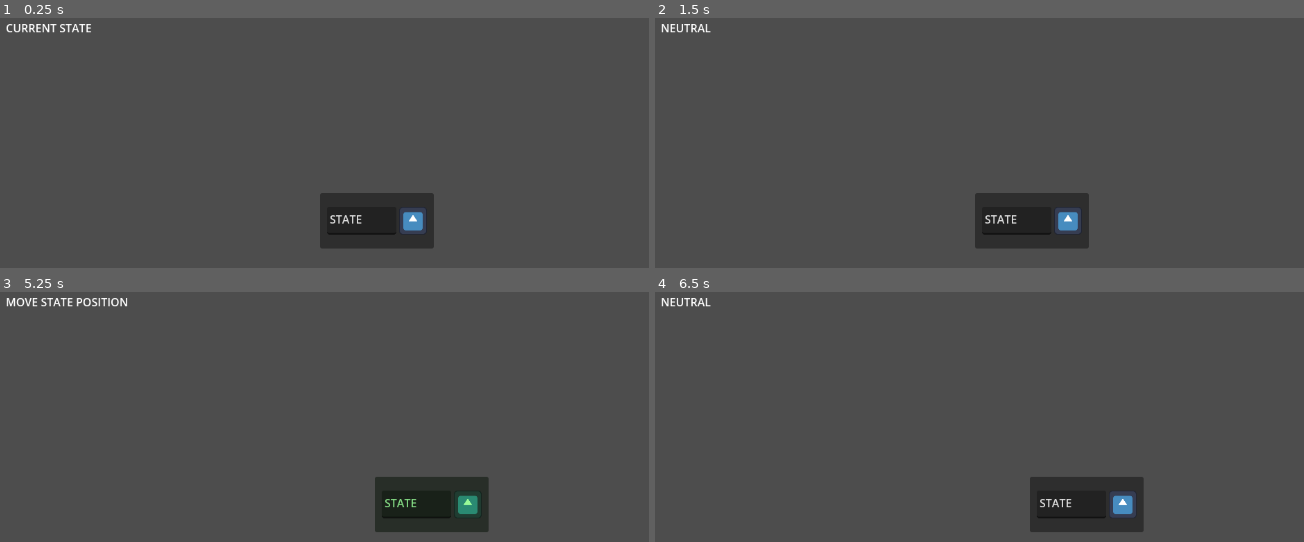
Above: before the commit, frames 1-4 (two rows, left to right).
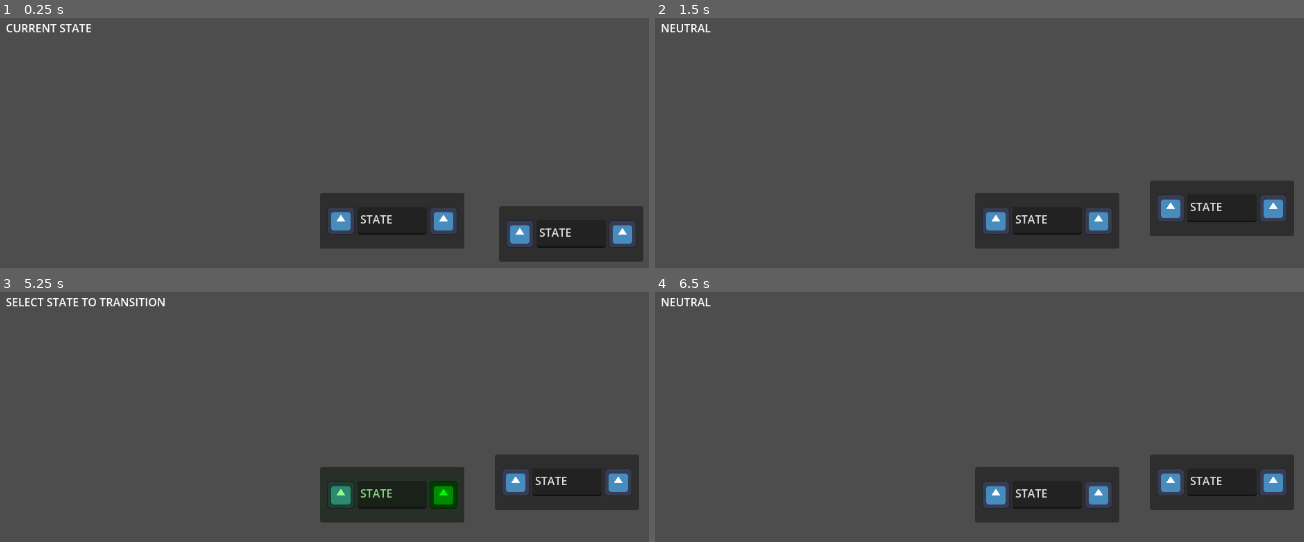
Above: after the commit, the same moments.

Repository: JC-sqrd/state-machine-project
Game: Godot game, scene res://Scenes/Main/main.tscn
Same seed, same stepped clock (60 frames per second), same inputs: the game is played once before the commit and once after it. The engine's default icon, where the game draws it, is replaced by a stand-in: a white triangle on a blue panel in a dark square.
Inputs (mouse positions are in pixels of both pictures, inside the frame that each line leads up to):
- Up to frame 1 (0.25 s): no input
- Up to frame 2 (1.5 s): tap Enter at 0.5 s; move the mouse to (1219, 208) at 0.52 s; click (1219, 208) at 0.67 s; tap Space at 1.25 s; move the mouse to (888, 253) at 1.27 s; click (888, 253) at 1.42 s
- Up to frame 3 (5.25 s): tap Enter at 2, 3.5 s; move the mouse to (473, 404) at 2.02 s; click (473, 404) at 2.17 s; tap Space at 2.75, 4.25 s; move the mouse to (outside the picture) at 2.77 s; click (outside the picture) at 2.92 s; move the mouse to (outside the picture) at 3.52 s; click (outside the picture) at 3.67 s; move the mouse to (149, 437) at 4.27 s; click (149, 437) at 4.42 s; move the mouse to (428, 504) at 5.02 s; click (428, 504) at 5.17 s
- Up to frame 4 (6.5 s): move the mouse to (927, 392) at 5.77 s; click (927, 392) at 5.92 s

The runs differ from the first frame. In frame 1, 6.4% of the frame differs, in the area x 50-100%, y 70-98%; in frame 2, 6.4%; in frame 3, 9.5%, in the area x 0-99%, y 2-96%; in frame 4, 8.6%.

Commit message:
Added InTransitonSocket.

Diff:
--- a/Scenes/Main/main.tscn
+++ b/Scenes/Main/main.tscn
@@ -23,6 +23,13 @@
 offset_right = 637.0
 offset_bottom = 350.0
 
+[node name="StateUi2" parent="." instance=ExtResource("1_1r6ip")]
+layout_mode = 1
+offset_left = 731.0
+offset_top = 289.0
+offset_right = 895.0
+offset_bottom = 369.0
+
 [node name="MarginContainer" type="MarginContainer" parent="."]
 layout_mode = 0
 offset_right = 40.0
@@ -42,7 +49,7 @@
 script = ExtResource("3_p6jpk")
 initial_state = NodePath("Q0")
 final_states = [NodePath("Q2")]
-input_string = "aab"
+input_string = "a"
 metadata/_custom_type_script = "uid://dpdpoysxeqbs8"
 
 [node name="Q0" type="Node" parent="FiniteStateMachine"]
--- /dev/null
+++ b/Scenes/UI/in_transition_socket_ui.tscn
@@ -0,0 +1,12 @@
+[gd_scene load_steps=3 format=3 uid="uid://cywwsxw1tlktv"]
+
+[ext_resource type="Script" uid="uid://bipnv07xakxsw" path="res://Scripts/UI/InTransitionSocketUI.gd" id="1_f3oun"]
+[ext_resource type="Texture2D" uid="uid://doogrn2qetwml" path="res://icon.svg" id="1_y4o78"]
+
+[node name="InTransitionSocketUi" type="TextureRect"]
+custom_minimum_size = Vector2(40, 40)
+offset_right = 40.0
+offset_bottom = 40.0
+texture = ExtResource("1_y4o78")
+expand_mode = 3
+script = ExtResource("1_f3oun")
--- /dev/null
+++ b/Scenes/UI/out_transition_socket.tscn
@@ -0,0 +1,11 @@
+[gd_scene load_steps=3 format=3 uid="uid://c28b7ohptrmqh"]
+
+[ext_resource type="Texture2D" uid="uid://doogrn2qetwml" path="res://icon.svg" id="1_e0i7k"]
+[ext_resource type="Script" uid="uid://b1bfvbp5rmav2" path="res://Scripts/UI/OutTransitionSocketUI.gd" id="2_w4q81"]
+
+[node name="OutTransitionSocket" type="TextureRect"]
+custom_minimum_size = Vector2(40, 40)
+size_flags_vertical = 4
+texture = ExtResource("1_e0i7k")
+expand_mode = 3
+script = ExtResource("2_w4q81")
--- /dev/null
+++ b/Scenes/UI/state_transition.tscn
@@ -0,0 +1,19 @@
+[gd_scene load_steps=2 format=3 uid="uid://c050rv3r6f8uo"]
+
+[ext_resource type="Script" uid="uid://yd51t465vltp" path="res://Scripts/UI/StateTransitionUI.gd" id="1_6gcmy"]
+
+[node name="StateTransition" type="Control"]
+layout_mode = 3
+anchors_preset = 15
+anchor_right = 1.0
+anchor_bottom = 1.0
+grow_horizontal = 2
+grow_vertical = 2
+mouse_filter = 2
+script = ExtResource("1_6gcmy")
+
+[node name="TextEdit" type="TextEdit" parent="."]
+custom_minimum_size = Vector2(150, 50)
+layout_mode = 0
+offset_right = 8.0
+offset_bottom = 8.0
--- a/Scenes/UI/state_ui.tscn
+++ b/Scenes/UI/state_ui.tscn
@@ -1,7 +1,8 @@
-[gd_scene load_steps=3 format=3 uid="uid://cp7lu8aidv4oj"]
+[gd_scene load_steps=4 format=3 uid="uid://cp7lu8aidv4oj"]
 
 [ext_resource type="Script" uid="uid://c0rxgfmn7viir" path="res://Scripts/UI/StateUI.gd" id="1_rdy6t"]
-[ext_resource type="PackedScene" uid="uid://c28b7ohptrmqh" path="res://Scenes/UI/transition_socket.tscn" id="2_rdy6t"]
+[ext_resource type="PackedScene" uid="uid://cywwsxw1tlktv" path="res://Scenes/UI/in_transition_socket_ui.tscn" id="2_e6m74"]
+[ext_resource type="PackedScene" uid="uid://c28b7ohptrmqh" path="res://Scenes/UI/out_transition_socket.tscn" id="2_rdy6t"]
 
 [node name="StateUI" type="PanelContainer"]
 custom_minimum_size = Vector2(120, 80)
@@ -22,6 +23,16 @@
 layout_mode = 2
 mouse_filter = 2
 
+[node name="VBoxContainer2" type="VBoxContainer" parent="MarginContainer/HBoxContainer"]
+layout_mode = 2
+size_flags_horizontal = 6
+size_flags_vertical = 4
+mouse_filter = 2
+
+[node name="InTransitionSocket" parent="MarginContainer/HBoxContainer/VBoxContainer2" instance=ExtResource("2_e6m74")]
+unique_name_in_owner = true
+layout_mode = 2
+
 [node name="TextEdit" type="TextEdit" parent="MarginContainer/HBoxContainer"]
 custom_minimum_size = Vector2(100, 40)
 layout_mode = 2
@@ -36,6 +47,6 @@
 size_flags_vertical = 4
 mouse_filter = 2
 
-[node name="TransitionSocket" parent="MarginContainer/HBoxContainer/VBoxContainer" instance=ExtResource("2_rdy6t")]
+[node name="OutTransitionSocket" parent="MarginContainer/HBoxContainer/VBoxContainer" instance=ExtResource("2_rdy6t")]
 unique_name_in_owner = true
 layout_mode = 2
--- a/Scenes/UI/transition_socket.tscn
+++ /dev/null
@@ -1,11 +0,0 @@
-[gd_scene load_steps=3 format=3 uid="uid://c28b7ohptrmqh"]
-
-[ext_resource type="Texture2D" uid="uid://doogrn2qetwml" path="res://icon.svg" id="1_2fed7"]
-[ext_resource type="Script" uid="uid://b1bfvbp5rmav2" path="res://Scripts/UI/TransitionSocketUI.gd" id="2_hpv00"]
-
-[node name="TransitionSocket" type="TextureRect"]
-custom_minimum_size = Vector2(20, 40)
-size_flags_vertical = 4
-texture = ExtResource("1_2fed7")
-expand_mode = 3
-script = ExtResource("2_hpv00")
--- a/Scripts/State.gd
+++ b/Scripts/State.gd
@@ -24,6 +24,10 @@
 		pass
 	return transition_states
 
+func add_transition(state_transition : StateTransition):
+	transitions.append(state_transition)
+	pass
+
 func enter_state(input : String, input_index : int):
 
 	pass
--- a/Scripts/UI/TransitionSocketUI.gd
+++ b/Scripts/UI/InTransitionSocketUI.gd
@@ -1,4 +1,4 @@
-class_name TransitionSocketUI
+class_name InTransitionSocketUI
 extends Control
 
 
@@ -8,17 +8,13 @@
 var _local_mouse_pos : Vector2
 var transitions : Array[StateTransition]
 
-signal pressed(transition_socket_ui : TransitionSocketUI)
-signal mouse_hovered(transition_socket_ui : TransitionSocketUI)
-signal mouse_unhovered(transition_socket_ui : TransitionSocketUI)
+signal pressed(transition_socket_ui : InTransitionSocketUI)
+signal mouse_hovered(transition_socket_ui : InTransitionSocketUI)
+signal mouse_unhovered(transition_socket_ui : InTransitionSocketUI)
 
 func _ready() -> void:
 	mouse_entered.connect(_on_mouse_entered_transition_socket)
 	mouse_exited.connect(_on_mouse_exited_transition_socket)
-
-func create_transition_to_state(state : State):
-
-	pass
 
 func _on_mouse_entered_transition_socket():
 	mouse_hovered.emit(self)
--- a/Scripts/UI/MainUI.gd
+++ b/Scripts/UI/MainUI.gd
@@ -6,18 +6,20 @@
 var state_uis : Array[StateUI]
 @onready var state_label: Label = %StateLabel
 var current_ui_state : UI_State = UI_State.NEUTRAL : set = _set_current_ui_state
-var selected_transition_socket : TransitionSocketUI
+var selected_transition_socket : OutTransitionSocketUI
 
 var left_mouse_button_held : bool = false
+
+const STATE_TRANSITION = preload("res://Scenes/UI/state_transition.tscn")
 
 func _ready() -> void:
 	for child in get_children():
 		if child is StateUI:
 			child.mouse_hovered.connect(_on_state_ui_hovered)
 			child.mouse_unhovered.connect(_on_state_ui_unhovered)
-			child.transition_socket.mouse_hovered.connect(_on_transition_socket_hovered)
-			child.transition_socket.mouse_unhovered.connect(_on_transition_socket_unhovered)
-			child.transition_socket.pressed.connect(_on_transition_socket_pressed)
+			child.out_transition_socket.mouse_hovered.connect(_on_transition_socket_hovered)
+			child.out_transition_socket.mouse_unhovered.connect(_on_transition_socket_unhovered)
+			child.out_transition_socket.pressed.connect(_on_transition_socket_pressed)
 			state_uis.append(child)
 			pass
 	pass
@@ -29,8 +31,10 @@
 	if left_mouse_button_held:
 		var hovered : Control = get_viewport().gui_get_hovered_control()
 		if hovered != null and hovered is StateUI:
+			hovered = hovered as StateUI
 			var mouse_dir : Vector2 = get_global_mouse_position() - hovered.global_position
 			hovered.global_position = get_global_mouse_position() - hovered.size / 2#mouse_dir
+			hovered.update_position.emit()
 			current_ui_state = UI_State.MOVE_STATE
 
 func _unhandled_input(event: InputEvent) -> void:
@@ -38,15 +42,27 @@
 		if event.pressed and event.button_index == MOUSE_BUTTON_LEFT:
 			left_mouse_button_held = true
 			var hovered : Control = get_viewport().gui_get_hovered_control()
-			if hovered != null and hovered is TransitionSocketUI and current_ui_state != UI_State.SELECT_STATE_TO_TRANSITION:
+			if hovered != null and hovered is OutTransitionSocketUI and current_ui_state != UI_State.SELECT_STATE_TO_TRANSITION:
 				current_ui_state = UI_State.SELECT_STATE_TO_TRANSITION
 				selected_transition_socket = hovered
 				print("Hovered control: " + hovered.name)
 				return
-			elif hovered != null and hovered is TransitionSocketUI and current_ui_state == UI_State.SELECT_STATE_TO_TRANSITION:
+			elif hovered != null and hovered is InTransitionSocketUI and current_ui_state == UI_State.SELECT_STATE_TO_TRANSITION:
 				current_ui_state = UI_State.NEUTRAL
+				hovered = hovered as InTransitionSocketUI
 				if selected_transition_socket != null:
 					#Set transition to state
+					var state_transition : StateTransition = selected_transition_socket.create_transition_to_state(hovered.state_ui.state)
+					var state_transition_ui : StateTransitionUI = STATE_TRANSITION.instantiate() as StateTransitionUI
+					state_transition_ui.state_transition = state_transition
+					state_transition_ui.from = selected_transition_socket.state_ui
+					state_transition_ui.to = hovered.state_ui
+
+					add_child(state_transition_ui)
+
+					selected_transition_socket.state_ui.state.add_transition(state_transition)
+					selected_transition_socket.state_ui.state.add_child(state_transition)
+					print("SUCESSFULLY SET TRANSITION")
 					pass
 				print("Hovered control: " + hovered.name)
 				pass
@@ -69,15 +85,15 @@
 	state_ui.modulate = Color.WHITE
 	pass
 
-func _on_transition_socket_hovered(transition_socket : TransitionSocketUI):
+func _on_transition_socket_hovered(transition_socket : OutTransitionSocketUI):
 	transition_socket.modulate = Color.GREEN
 	pass
 
-func _on_transition_socket_unhovered(transition_socket : TransitionSocketUI):
+func _on_transition_socket_unhovered(transition_socket : OutTransitionSocketUI):
 	transition_socket.modulate = Color.WHITE
 	pass
 
-func _on_transition_socket_pressed(transition_socket : TransitionSocketUI):
+func _on_transition_socket_pressed(transition_socket : OutTransitionSocketUI):
 	#print("PRESSED: " + transition_socket.state_ui.name)
 	pass
 
--- /dev/null
+++ b/Scripts/UI/OutTransitionSocketUI.gd
@@ -0,0 +1,30 @@
+class_name OutTransitionSocketUI
+extends Control
+
+
+var state_ui : StateUI
+var draw_transition_line : bool = false
+
+var _local_mouse_pos : Vector2
+var transitions : Array[StateTransition]
+
+signal pressed(transition_socket_ui : OutTransitionSocketUI)
+signal mouse_hovered(transition_socket_ui : OutTransitionSocketUI)
+signal mouse_unhovered(transition_socket_ui : OutTransitionSocketUI)
+
+func _ready() -> void:
+	mouse_entered.connect(_on_mouse_entered_transition_socket)
+	mouse_exited.connect(_on_mouse_exited_transition_socket)
+
+func create_transition_to_state(state : State) -> StateTransition:
+	var state_transition : StateTransition = StateTransition.new()
+	state_transition.transition_to = state
+	return state_transition
+
+func _on_mouse_entered_transition_socket():
+	mouse_hovered.emit(self)
+	pass
+
+func _on_mouse_exited_transition_socket():
+	mouse_unhovered.emit(self)
+	pass
--- /dev/null
+++ b/Scripts/UI/StateTransitionUI.gd
@@ -0,0 +1,24 @@
+class_name StateTransitionUI
+extends Control
+
+var from : StateUI
+var to : StateUI
+
+var state_transition : StateTransition
+
+func _ready() -> void:
+	if from != null:
+		from.update_position.connect(_on_state_ui_update_position)
+		pass
+	if to != null:
+		to.update_position.connect(_on_state_ui_update_position)
+
+func _on_state_ui_update_position():
+	queue_redraw()
+	pass
+
+
+func _draw() -> void:
+	draw_line(from.out_transition_socket.global_position + from.out_transition_socket.size / 2, to.in_transition_socket.global_position + to.in_transition_socket.size / 2, Color.GREEN, 5)
+	draw_circle(to.in_transition_socket.global_position + to.in_transition_socket.size / 2, 5, Color.RED, true, 4, true)
+	pass
--- a/Scripts/UI/StateUI.gd
+++ b/Scripts/UI/StateUI.gd
@@ -2,18 +2,22 @@
 extends Control
 
 
-@onready var transition_socket: TransitionSocketUI = %TransitionSocket
+@onready var out_transition_socket: OutTransitionSocketUI = %OutTransitionSocket
+@onready var in_transition_socket: InTransitionSocketUI = %InTransitionSocket
 var state : State
 
 signal mouse_hovered(state_ui : StateUI)
 signal mouse_unhovered(state_ui : StateUI)
+signal update_position()
 
 func _ready():
-	transition_socket.pressed.connect(_on_transition_socket_pressed)
-	transition_socket.state_ui = self
+	out_transition_socket.pressed.connect(_on_transition_socket_pressed)
+	out_transition_socket.state_ui = self
+	in_transition_socket.state_ui = self
 	mouse_entered.connect(_on_mouse_entered)
 	mouse_exited.connect(_on_mouse_exited)
 	state = State.new()
+	add_child(state)
 	pass
 
 func _on_mouse_entered():
@@ -24,5 +28,5 @@
 	mouse_unhovered.emit(self)
 	pass
 
-func _on_transition_socket_pressed(transition_socket_ui : TransitionSocketUI):
+func _on_transition_socket_pressed(transition_socket_ui : OutTransitionSocketUI):
 	pass
Not shown, added: Scripts/UI/InTransitionSocketUI.gd.uid
Renamed: Scripts/UI/TransitionSocketUI.gd.uid -> Scripts/UI/OutTransitionSocketUI.gd.uid
Not shown, added: Scripts/UI/StateTransitionUI.gd.uid
